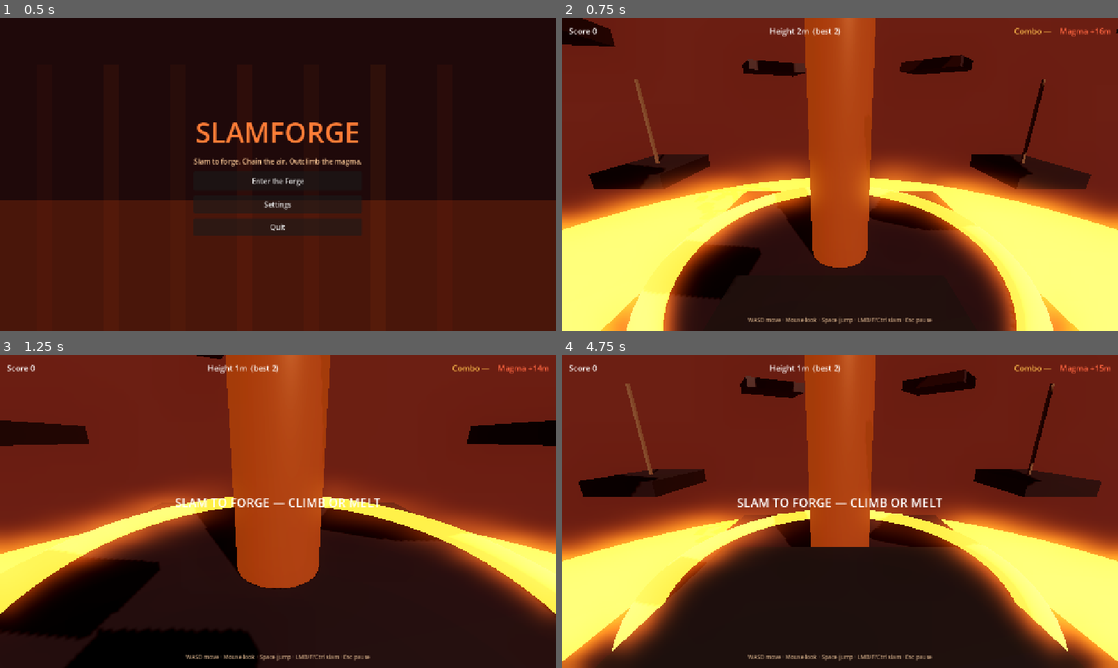
Above: before the commit, frames 1-4 (two rows, left to right).
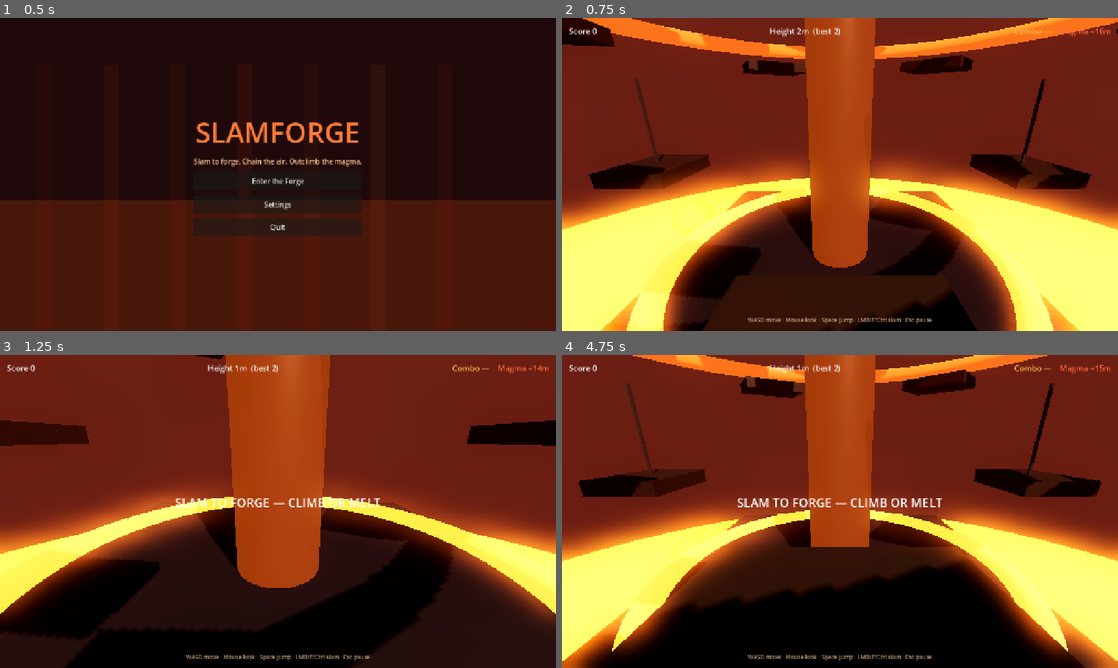
Above: after the commit, the same moments.

Repository: bwritten95-stack/slamforge
Game: Godot game, scene res://scenes/ui/main_menu.tscn
Two runs of this game, one before a commit and one after it. Both use one fixed random seed, a clock stepped at 60 frames per second and the inputs below.
Inputs (mouse positions are in pixels of both pictures, inside the frame that each line leads up to):
- Up to frame 1 (0.5 s): no input
- Up to frame 2 (0.75 s): click "Enter the Forge" at 0.5 s
- Up to frame 3 (1.25 s): no input
- Up to frame 4 (4.75 s): move the mouse to (867, 511) at 1.27 s; hold W (move_forward) 1.28-4.25 s; click (867, 511) at 1.35 s; tap Space (jump) at 1.52, 2.27, 3.77 s; move the mouse to (812, 511) at 2.02 s; click (812, 511) at 2.1 s; move the mouse to (851, 505) at 2.77 s; click (851, 505) at 2.85 s; move the mouse to (812, 574) at 3.52 s; click (812, 574) at 3.6 s; click "Forge Again" at 4.25 s

Frame 1 is identical in both runs. In frame 2, 7.0% of the frame differs, in the area x 3-100%, y 0-100%; in frame 3, 6.8%; in frame 4, 21%, in the area x 3-97%, y 0-100%.

Commit message:
Tower biome bands for vertical read
Iron / ash / brass ledge palettes plus glowing altitude rings so the
climb reads as stacked forge strata, not one grey stack.

Diff:
--- a/scripts/arena/arena.gd
+++ b/scripts/arena/arena.gd
@@ -107,20 +107,20 @@
 func _build_tower_rings() -> void:
 	for child in _rings.get_children():
 		child.queue_free()
+	_ledges.clear()
 	for i in 12:
 		var y := 3.2 + float(i) * 3.35
 		var count := 4 + (i % 4)
 		var radius := 5.2 + float(i % 3) * 1.1
+		var biome := _biome_color(i)
 		for j in count:
 			var ang := TAU * float(j) / float(count) + float(i) * 0.42
 			var size := Vector3(2.1 + float(i % 2) * 0.4, 0.38, 1.7)
-			var shade := 0.16 + float(i % 5) * 0.03
-			var ledge := _make_box(size, Color(shade, shade * 0.9, shade * 1.05, 1))
+			var ledge := _make_box(size, biome)
 			ledge.position = Vector3(cos(ang) * radius, y, sin(ang) * radius)
 			ledge.rotation.y = -ang + PI * 0.5
 			_rings.add_child(ledge)
 			_ledges.append(ledge)
-			# hanging cable hint
 			if i % 2 == 0 and j % 2 == 0:
 				var cable := MeshInstance3D.new()
 				var cmesh := BoxMesh.new()
@@ -128,14 +128,44 @@
 				cable.mesh = cmesh
 				cable.position = ledge.position + Vector3(0.0, 1.2, 0.0)
 				var cmat := StandardMaterial3D.new()
-				cmat.albedo_color = Color(0.35, 0.28, 0.22, 1)
+				cmat.albedo_color = biome.darkened(0.35)
 				cable.material_override = cmat
 				_rings.add_child(cable)
+	_spawn_biome_bands()
 	var summit := _make_box(Vector3(9.0, 0.55, 9.0), Color(0.95, 0.72, 0.28, 1), true)
 	summit.position = Vector3(0.0, RunState.summit_y, 0.0)
 	_rings.add_child(summit)
 	_beacon.global_position = Vector3(0.0, RunState.summit_y + 1.4, 0.0)
 	_spawn_hazard_rings()
+
+func _biome_color(ring: int) -> Color:
+	# Lower forge iron → mid ash → upper brass
+	if ring < 4:
+		return Color(0.22, 0.16, 0.14, 1)
+	if ring < 8:
+		return Color(0.16, 0.18, 0.22, 1)
+	return Color(0.28, 0.22, 0.14, 1)
+
+func _spawn_biome_bands() -> void:
+	var bands := [
+		{"y": 8.0, "c": Color(0.7, 0.25, 0.08, 1)},
+		{"y": 22.0, "c": Color(0.25, 0.35, 0.55, 1)},
+		{"y": 34.0, "c": Color(0.75, 0.55, 0.2, 1)},
+	]
+	for b in bands:
+		var ring := MeshInstance3D.new()
+		var torus := TorusMesh.new()
+		torus.inner_radius = 9.5
+		torus.outer_radius = 10.2
+		ring.mesh = torus
+		ring.position = Vector3(0.0, float(b["y"]), 0.0)
+		var mat := StandardMaterial3D.new()
+		mat.albedo_color = b["c"] as Color
+		mat.emission_enabled = true
+		mat.emission = b["c"] as Color
+		mat.emission_energy_multiplier = 1.4
+		ring.material_override = mat
+		_rings.add_child(ring)
 
 func _spawn_hazard_rings() -> void:
 	if "--ship-test" in OS.get_cmdline_user_args():
